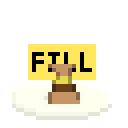
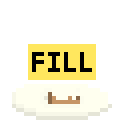
Layered file, before and after one edit (128px x 128px). Changes by layer:
painted on "Layer 4" over [48, 64, 84, 100]
